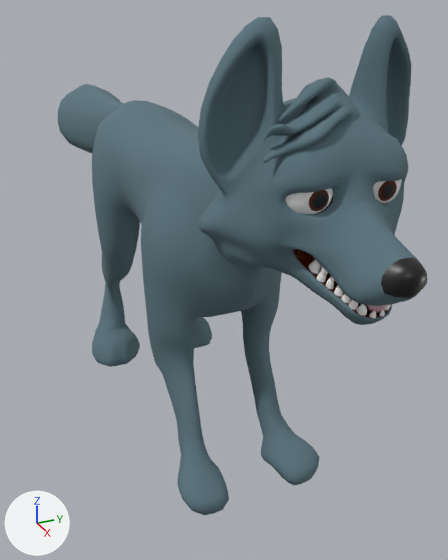
An edit to the glTF model openttd/media/baseset/decouple/objekty/psi/pes_veseli.glb, drawn before and after from the same camera.
Both versions are drawn from a 50 mm lens placed at (0.826, -0.303, 0.615), pointed at (-0.025, 0.08, 0.189). The axes (+X, +Y, +Z) are drawn at lower left. The lights are the same throughout. The older version comes first. Where no turn or scale is listed for an object, it has been applied to the vertices.
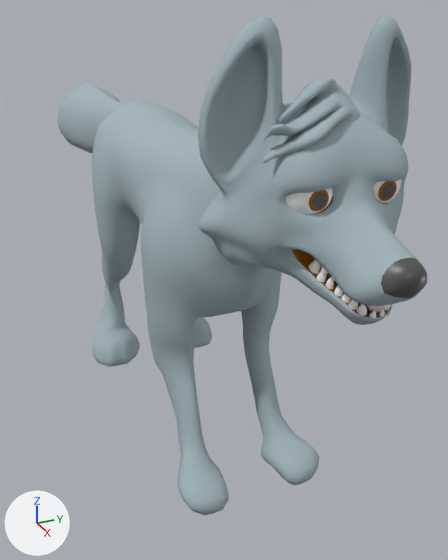
The edits, one by one:
Material 'Material.006' (mat_material_006) changes colour from cyan #5c757f to grey #a2b4bb; in linear values from (0.107, 0.178, 0.212) to (0.361, 0.459, 0.498).
Material 'Nose.002' (mat_nose_002) changes colour from black #161616 to dark grey #535353; in linear values from (0.00808, 0.00808, 0.00808) to (0.0867, 0.0867, 0.0867).

Changed parts and their boxes (x1, y1, x2, y2) in the pictures (448 x 560 px):
'Mesh_2', recoloured (cyan to grey): (58, 15, 419, 515) in both
'Mesh_1', recoloured (cyan to grey): (263, 77, 361, 163) in both
'Mesh_4', recoloured (black to dark grey): (381, 257, 427, 298) in both
